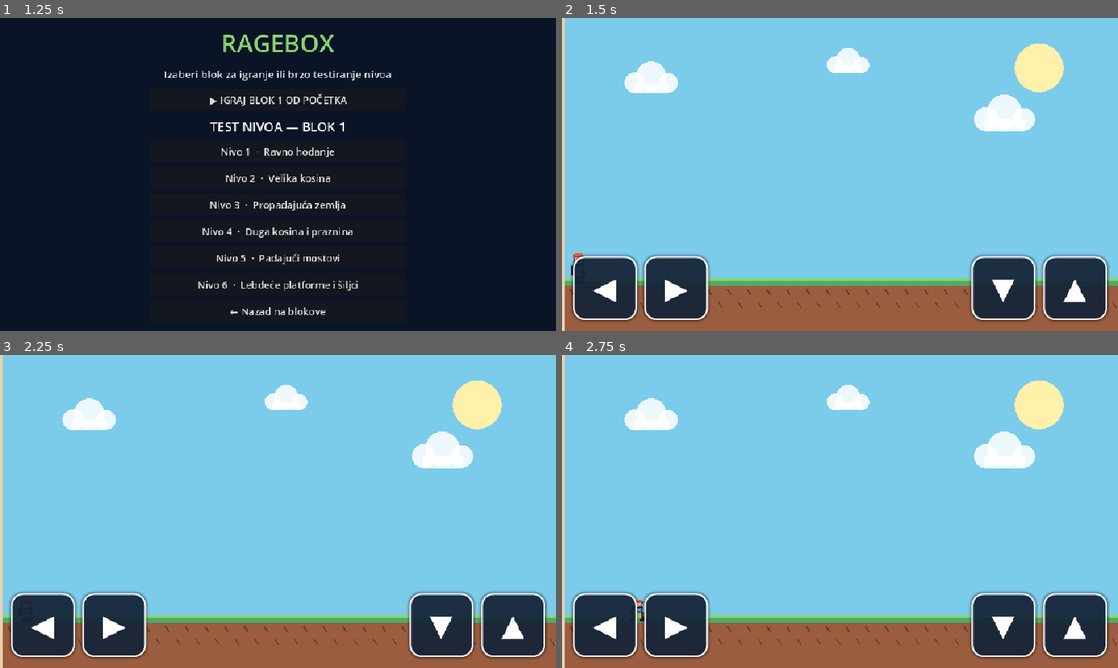
Above: before the commit, frames 1-4 (two rows, left to right).
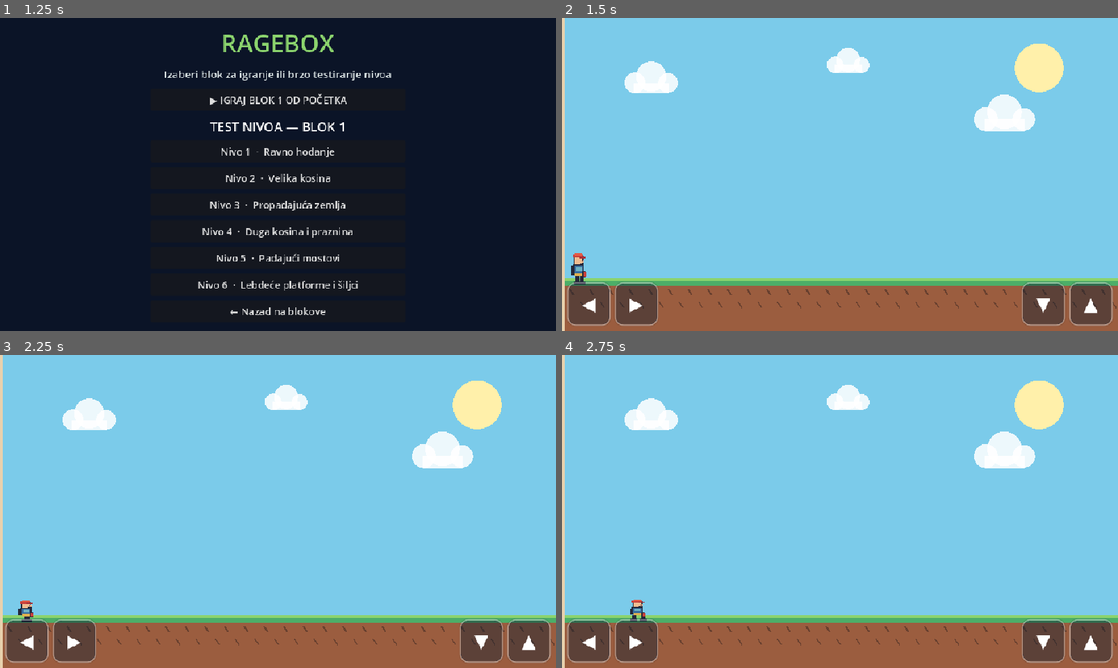
Above: after the commit, the same moments.

Repository: eldinhamzic/ragebox
Game: Godot game, scene res://scenes/Main.tscn
The game is run twice, just before and just after one commit, with the same random seed, the same clock (stepped at 60 frames per second) and the same inputs.
Inputs (mouse positions are in pixels of both pictures, inside the frame that each line leads up to):
- Up to frame 1 (1.25 s): click "BLOK 1 · 6 NIVOA" at 0.5 s
- Up to frame 2 (1.5 s): click "▶ IGRAJ BLOK 1 OD POČETKA" at 1.25 s
- Up to frame 3 (2.25 s): tap Enter at 2 s; move the mouse to (400, 495) at 2.02 s; hold D (move_right) from 2.03 s (still down); hold S (crouch) from 2.03 s (still down); click (400, 495) at 2.17 s
- Up to frame 4 (2.75 s): keep holding D (move_right); keep holding S (crouch); tap Space (jump) at 2.27 s

Frame 1 is identical in both runs. In frame 2, 11% of the frame differs, in the area x 0-100%, y 75-99%; in frame 3, 11%; in frame 4, 11%.

Commit message:
Reduce mobile control obstruction and improve transparency

Diff:
--- a/games/troll-run/scripts/mobile_controls.gd
+++ b/games/troll-run/scripts/mobile_controls.gd
@@ -28,23 +28,23 @@
 
 func _style_button(button: Button, pressed: bool) -> void:
     var style := StyleBoxFlat.new()
-    style.bg_color = Color("23618e", 0.98) if pressed else Color("15253a", 0.90)
-    style.border_color = Color("ffffff", 0.95)
-    style.set_border_width_all(3)
-    style.set_corner_radius_all(20)
-    style.shadow_color = Color(0, 0, 0, 0.35)
-    style.shadow_size = 5
+    style.bg_color = Color("23618e", 0.74) if pressed else Color("15253a", 0.38)
+    style.border_color = Color("ffffff", 0.68) if pressed else Color("ffffff", 0.40)
+    style.set_border_width_all(2)
+    style.set_corner_radius_all(14)
+    style.shadow_color = Color(0, 0, 0, 0.12)
+    style.shadow_size = 2
     for kind in ["normal", "hover", "pressed", "focus"]:
         button.add_theme_stylebox_override(kind, style)
 
 func _layout() -> void:
     var view := get_viewport().get_visible_rect().size
-    var diameter := clampf(minf(view.x * 0.115, view.y * 0.225), 64.0, 112.0)
-    var gap := maxf(10.0, diameter * 0.12)
-    var margin := maxf(12.0, diameter * 0.17)
+    var diameter := clampf(minf(view.x * 0.078, view.y * 0.16), 42.0, 76.0)
+    var gap := maxf(7.0, diameter * 0.10)
+    var margin := maxf(6.0, diameter * 0.12)
     # Two groups stay apart even on narrow screens.
     if diameter * 4.0 + gap * 2.0 + margin * 2.0 > view.x:
-        diameter = maxf(38.0, (view.x - 2.0 * margin - 2.0 * gap) / 4.0)
+        diameter = maxf(32.0, (view.x - 2.0 * margin - 2.0 * gap) / 4.0)
     var y := view.y - diameter - margin
     var positions := [
         Vector2(margin, y),
@@ -56,7 +56,7 @@
         controls[i].position = positions[i]
         controls[i].size = Vector2(diameter, diameter)
         controls[i].custom_minimum_size = Vector2.ZERO
-        controls[i].add_theme_font_size_override("font_size", int(diameter * 0.48))
+        controls[i].add_theme_font_size_override("font_size", int(diameter * 0.43))
         controls[i].queue_redraw()
 
 func _input(event: InputEvent) -> void:
